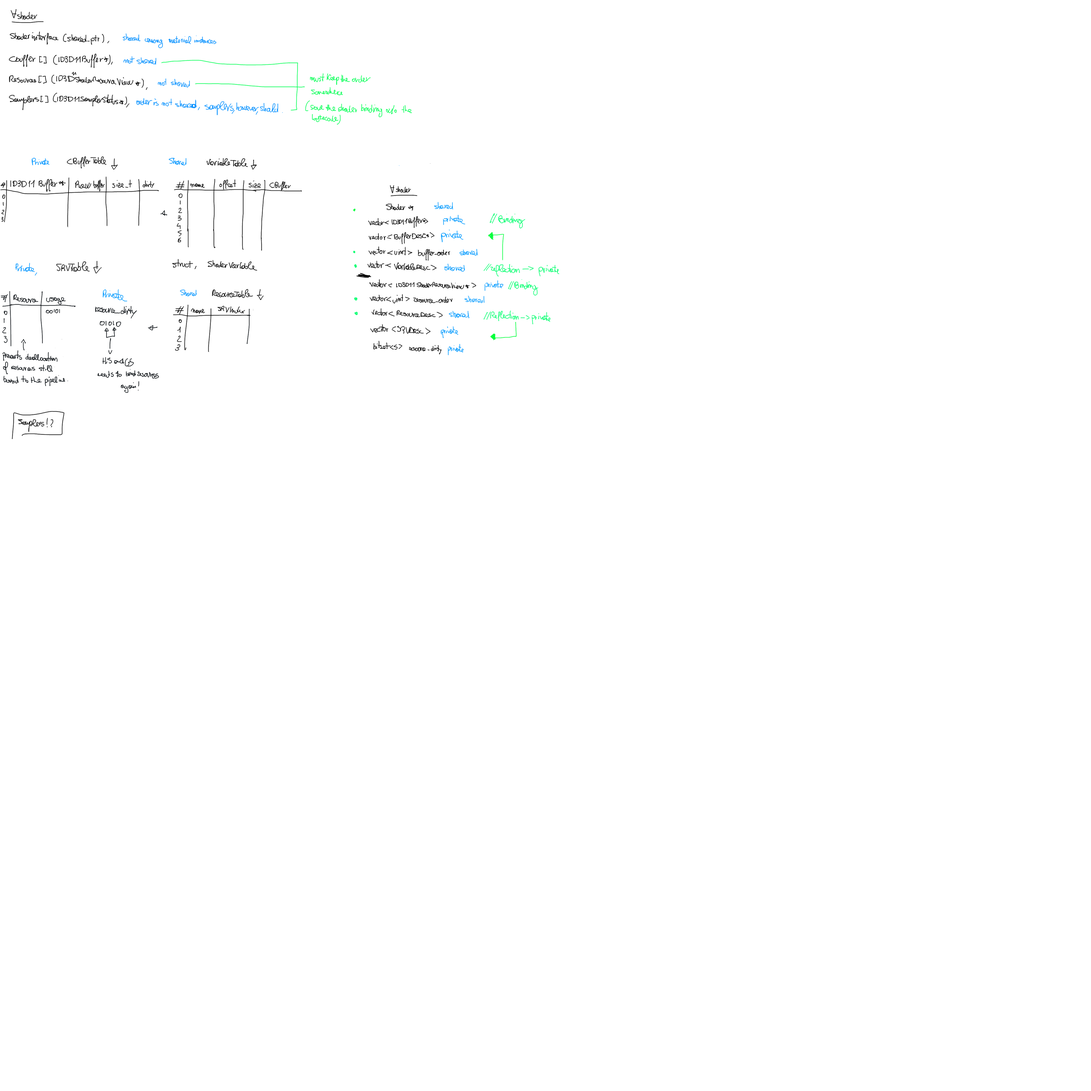
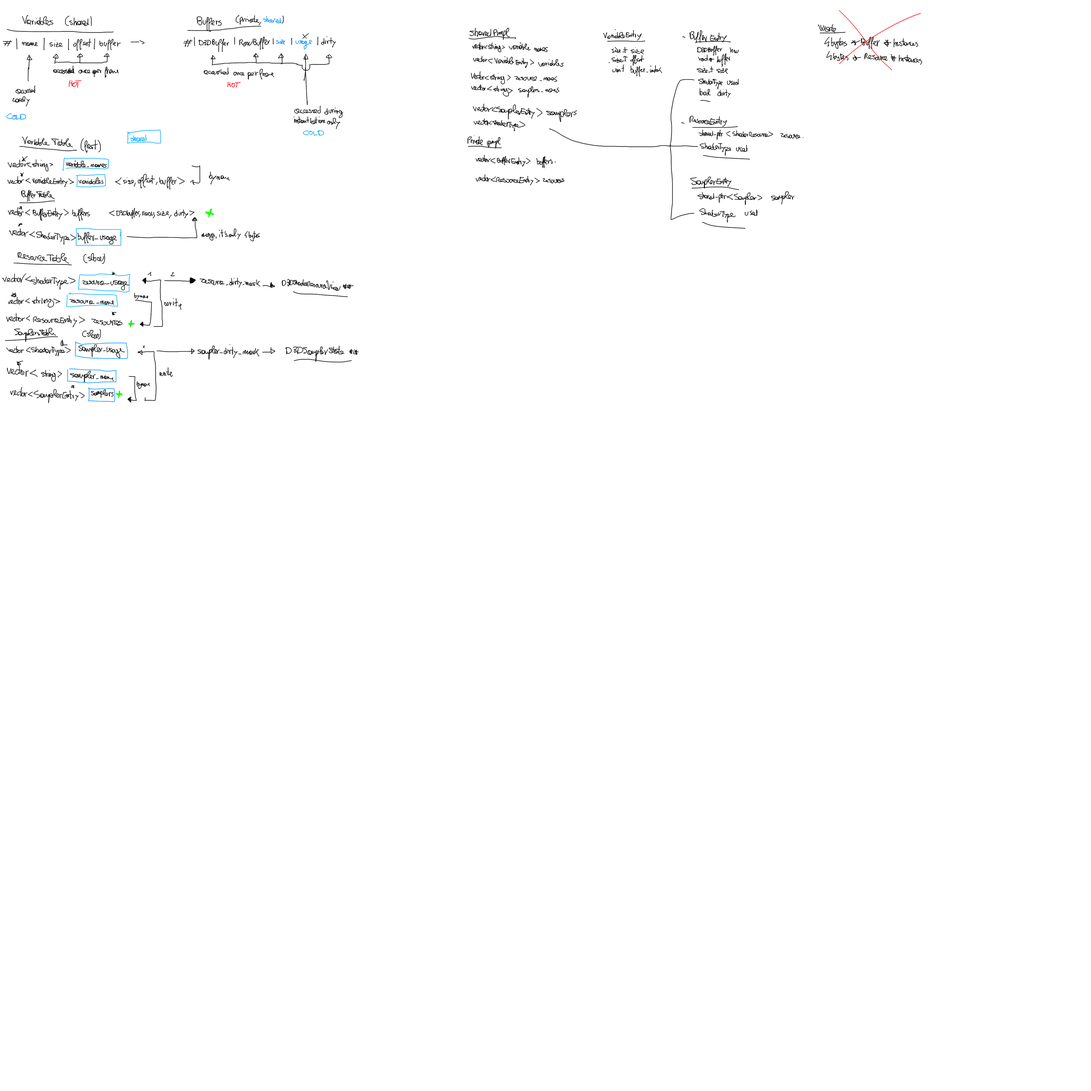
Before/after of a 1091x1091 layered artwork. What changed in the layer stack:
painted on "Background" over (0, 9, 923, 440)
